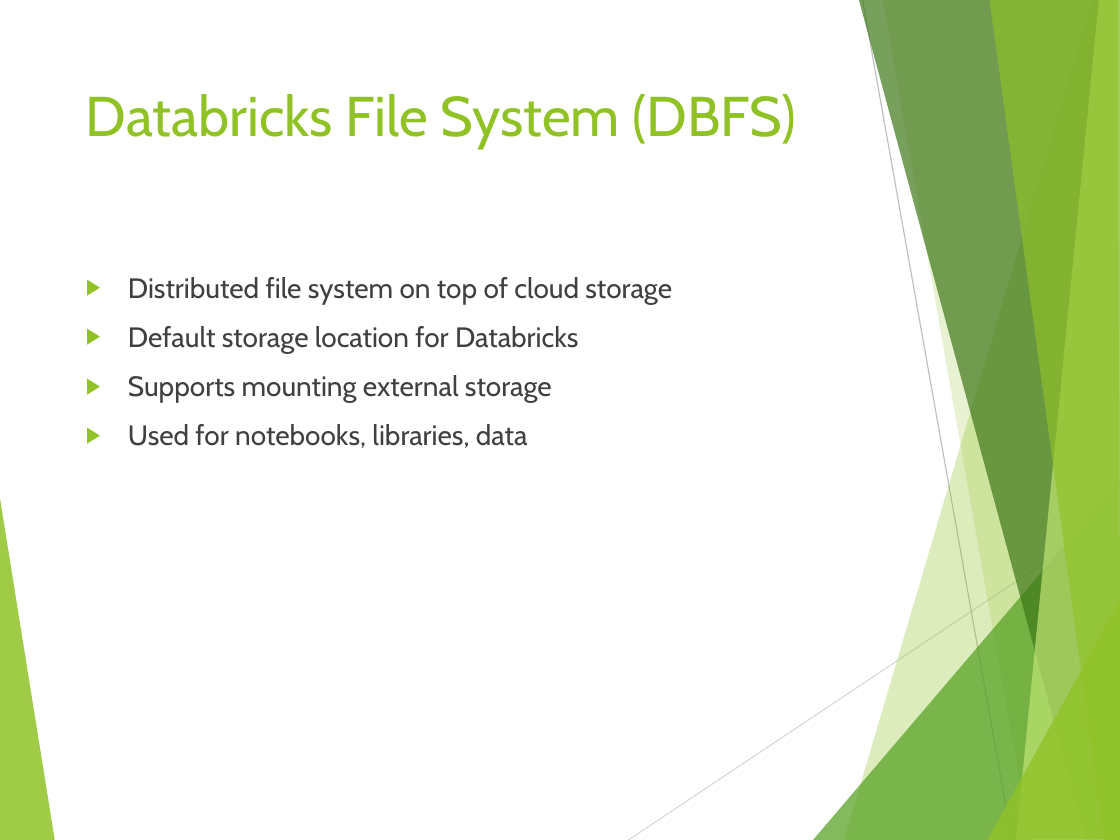
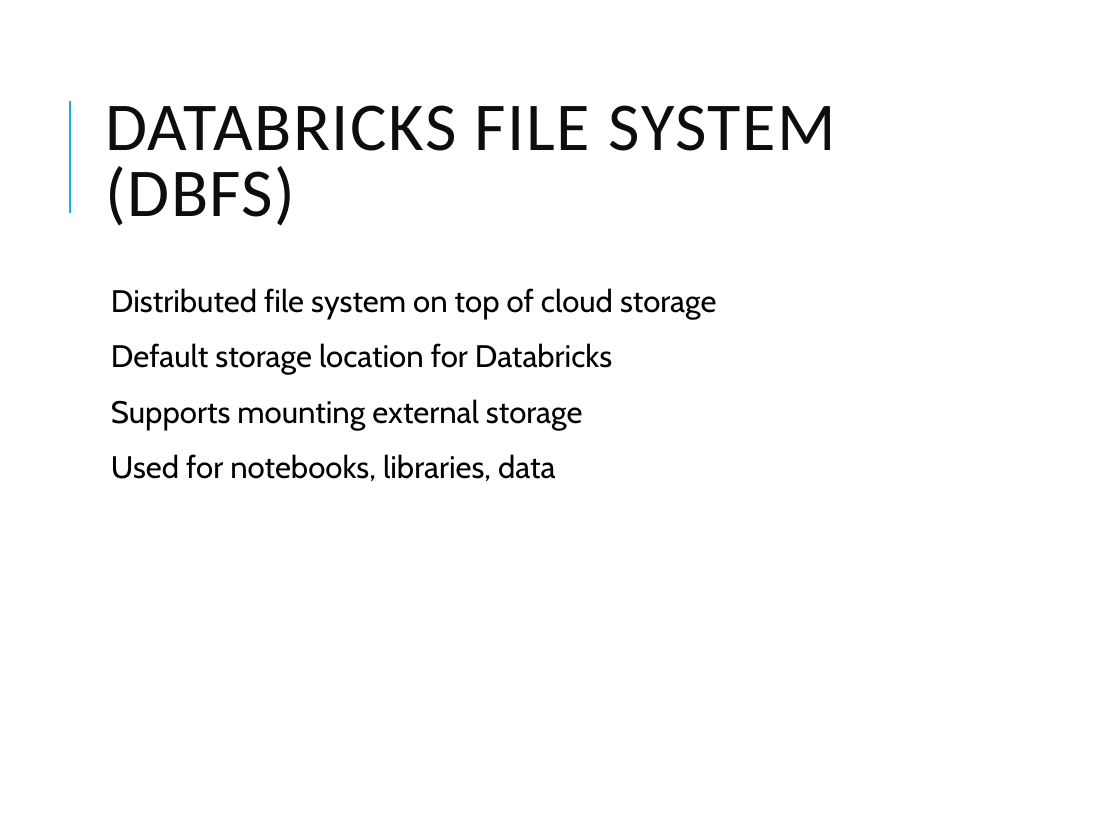
Before and after one commit to vivek1570/DE-Content-WithSnowflakes, a slide deck: slide 7 of Week-1/Day-5/Databricks_Lakehouse_Overview.pptx (slide 6 before the commit). Drawn at 1120x840 pixels with LibreOffice and Linux fonts; fonts in the diff are those of the drawing. Boxes give left, top, right and bottom in pixels: in the first picture for what was removed or moved away, otherwise in the second. Text is boxed around its words. In the diff, an @@ line names an element or a change of style, - is before the commit and + after.

```diff
--- a/Week-1/Day-5/Databricks_Lakehouse_Overview.pptx
+++ b/Week-1/Day-5/Databricks_Lakehouse_Overview.pptx
@@ title "DATABRICKS FILE SYSTEM (DBFS)" at (105, 105, 836, 226): vertical alignment top to middle @@
@@ line added from (69, 213) to (69, 101), #1CADE4 1.5 pt @@
@@ title at (105, 105, 836, 226): text changed; size 36 to 44 pt; font Cabin to Calibri; text colour #90C226 to #0D0D0D @@
-Databricks File System (DBFS)
+DATABRICKS FILE SYSTEM (DBFS)
@@ text "Distributed file system on top ...": place and size @@
-text "Distributed file system on top ..." at (128, 277, 672, 448)
+text "Distributed file system on top ..." at (111, 288, 717, 482)
@@ text "Distributed file system on top ..." at (111, 288, 717, 482): size 18 to 20 pt, text colour #404040 to #000000; bullet ▶ to  ; line spacing 1 to 0.9; more space between paragraphs; bullet colour #90C226 to #1CADE4 @@
@@ group removed at (0, 0, 1120, 840): 8 freeform shapes, 2 lines @@
```
Also in this commit, not shown: 9 other slides changed, 1 slide added, 16 other files.
